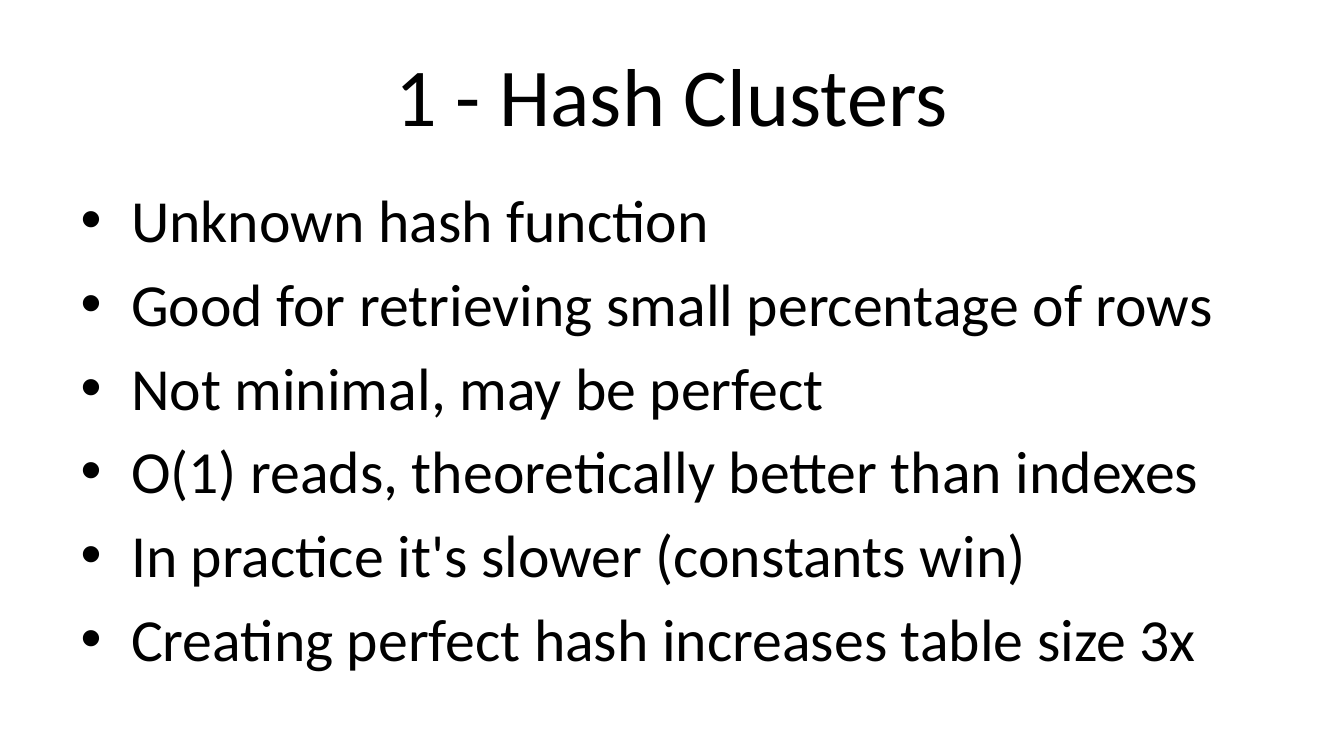
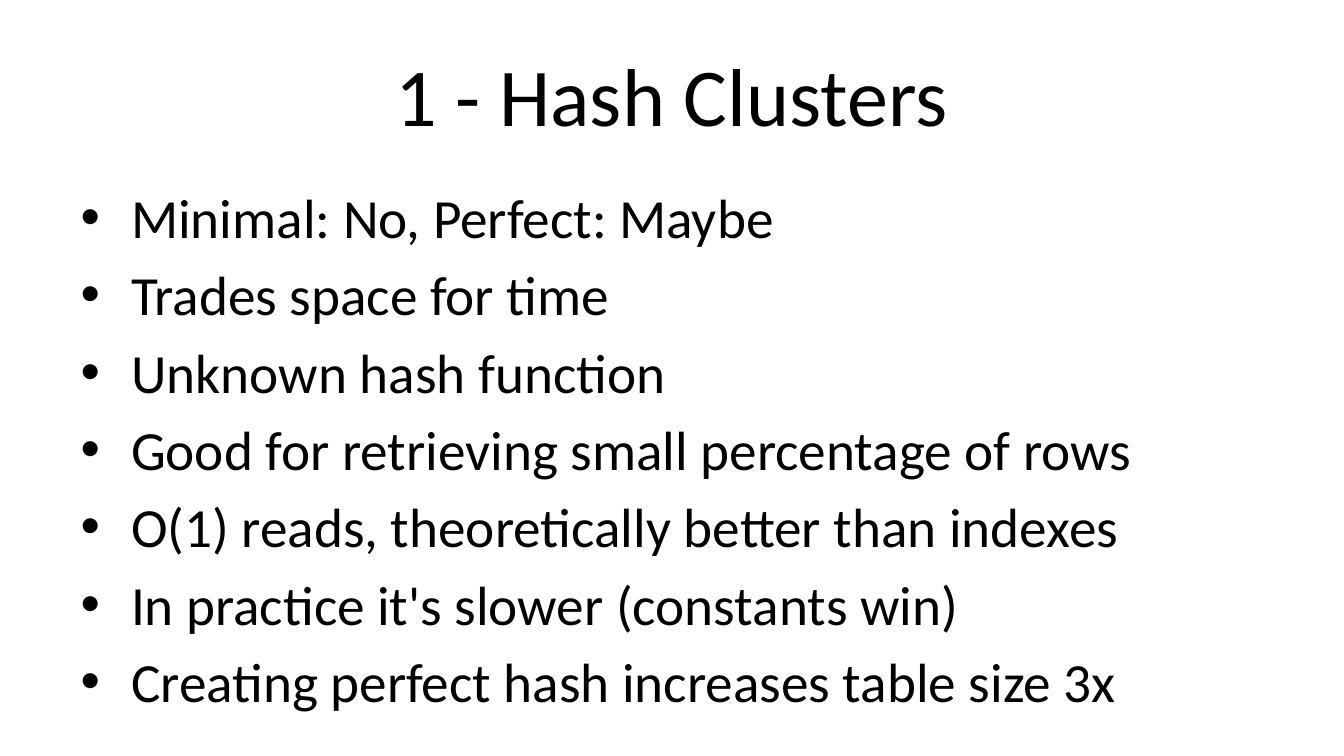
Before and after one commit to ProOracleSQL/space, a slide deck: slide 27 of examples/presentations/Practical Algorithm Analysis for Oracle Developers - Collaborate - 2019_281_Heller.pptx (slide 21 before the commit). Drawn at 1344x756 pixels with LibreOffice and Linux fonts; fonts in the diff are those of the drawing. Boxes give left, top, right and bottom in pixels: in the first picture for what was removed or moved away, otherwise in the second. Text is boxed around its words. In the diff, an @@ line names an element or a change of style, - is before the commit and + after.

```diff
--- a/examples/presentations/Practical Algorithm Analysis for Oracle Developers - Collaborate - 2019_281_Heller.pptx
+++ b/examples/presentations/Practical Algorithm Analysis for Oracle Developers - Collaborate - 2019_281_Heller.pptx
@@ text at bbox=[131, 199, 773, 324]: paragraphs added @@
+• Minimal: No, Perfect: Maybe
+• Trades space for time
@@ text at bbox=[131, 354, 1131, 712]: size 32 to 29.6 pt in "Unknown hash function", "Good for retrieving small percentage of rows", "O(1) reads, theoretically better than indexes", "In practice it's slower (constants win)" and 1 more places @@
@@ text at bbox=[131, 368, 824, 420]: paragraph removed @@
-• Not minimal, may be perfect
```
Also in this commit, not shown: 6 other slides changed, 6 slides added.
